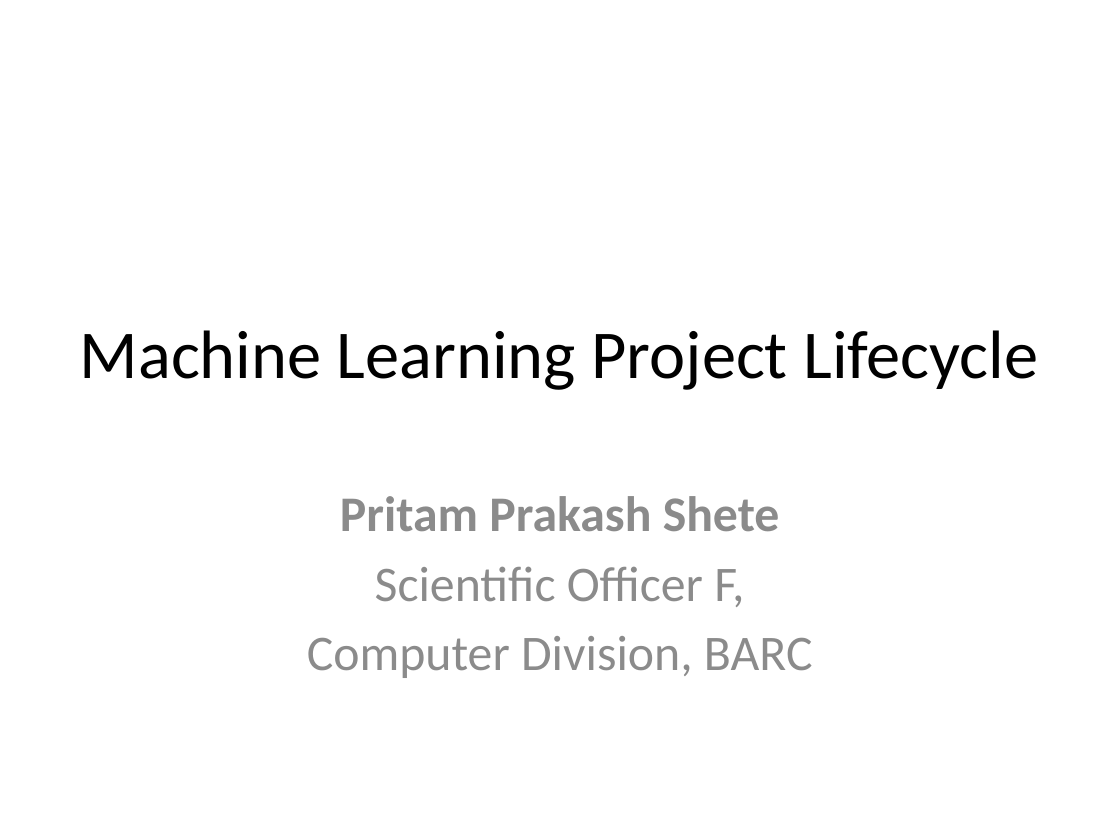
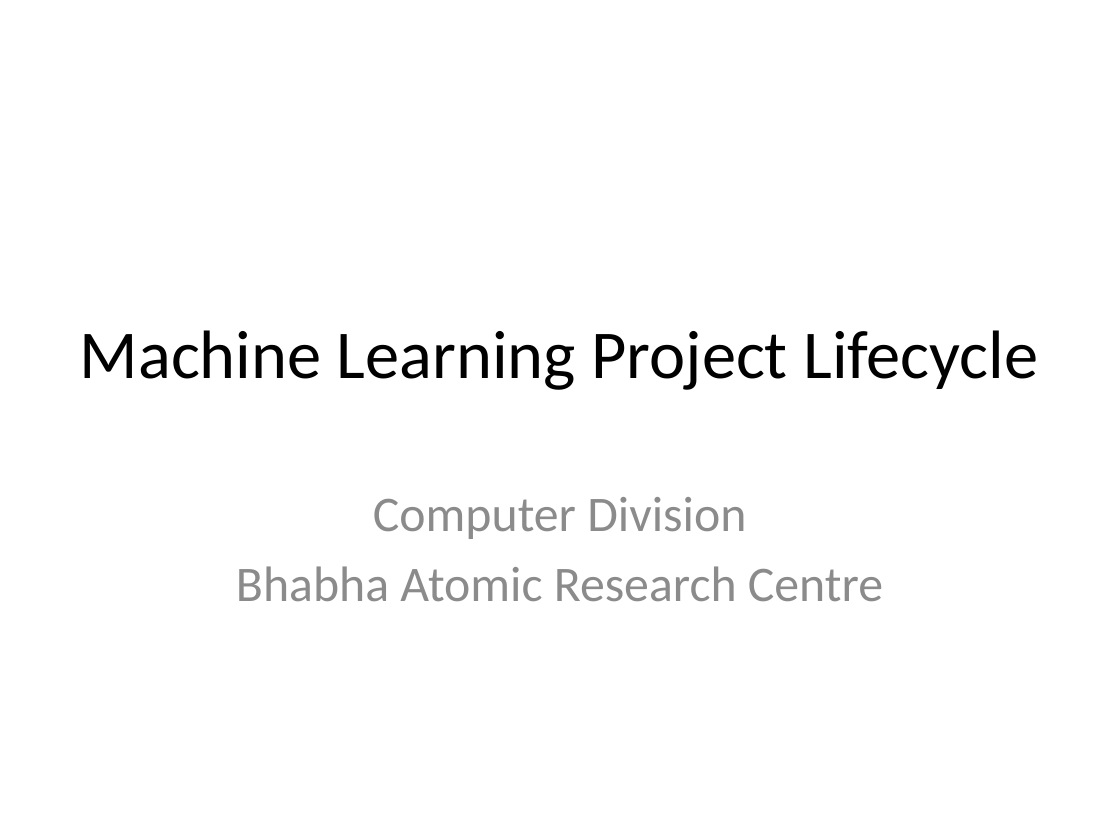
Before and after one commit to look4pritam/ArtificialIntelligence, a slide deck: slide 1 of MLLifeCycle/MachineLearningProjectLifecycle.pptx. Drawn at 1120x840 pixels with LibreOffice and Linux fonts; fonts in the diff are those of the drawing. Boxes give left, top, right and bottom in pixels: in the first picture for what was removed or moved away, otherwise in the second. Text is boxed around its words. In the diff, an @@ line names an element or a change of style, - is before the commit and + after.

Commit message:
Machine Learning Project Lifecycle is added.

```diff
--- a/MLLifeCycle/MachineLearningProjectLifecycle.pptx
+++ b/MLLifeCycle/MachineLearningProjectLifecycle.pptx
@@ subtitle at [236,497,883,601]: text changed @@
-Pritam Prakash Shete
-Scientific Officer F,
-Computer Division, BARC
+Computer Division
+Bhabha Atomic Research Centre
```
Also in this commit, not shown: 8 other slides changed, 7 slides added, 1 slide removed.
